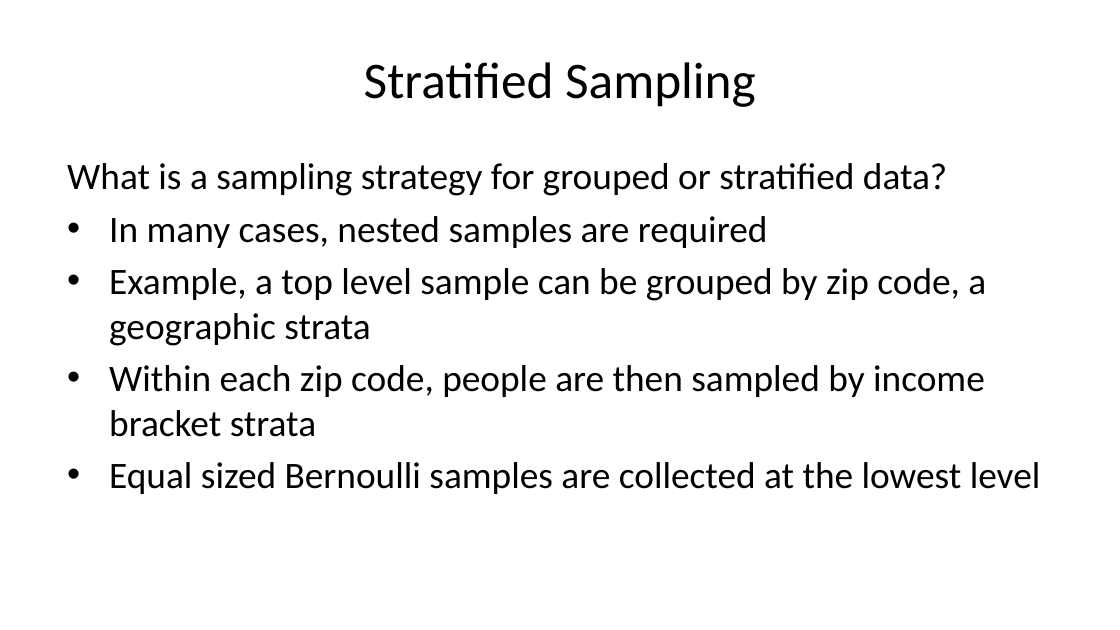
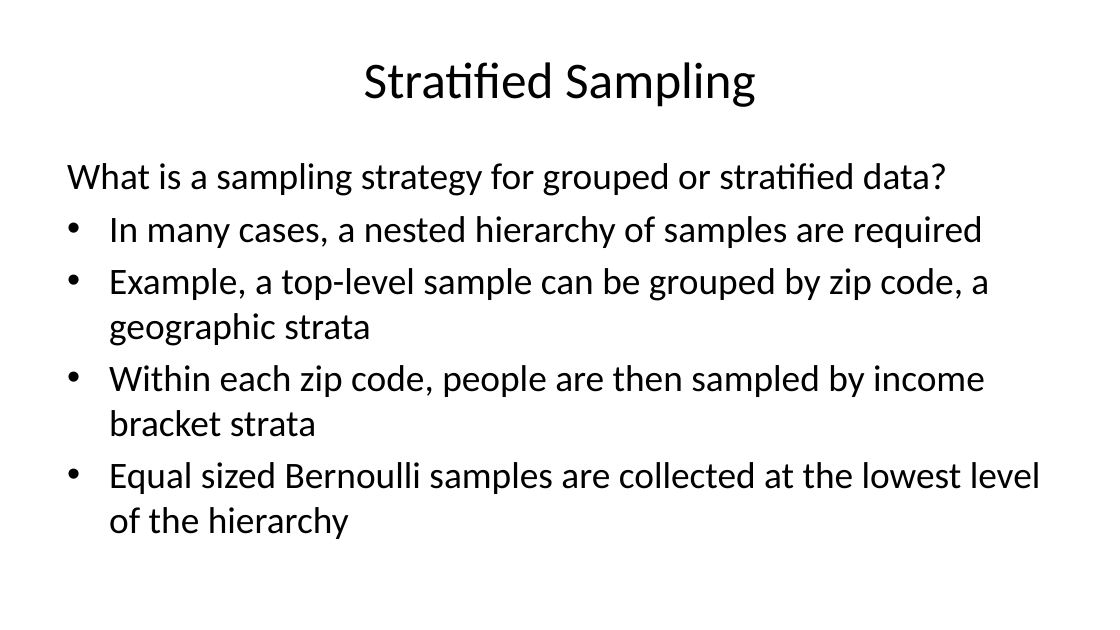
Before and after one commit to StephenElston/CSCI-E-83, a slide deck: slide 33 of LectureSlides/04_SamplingAndSimulation.pptx (slide 36 before the commit). Drawn at 1120x630 pixels with LibreOffice and Linux fonts; fonts in the diff are those of the drawing. Boxes give left, top, right and bottom in pixels: in the first picture for what was removed or moved away, otherwise in the second. Text is boxed around its words. In the diff, an @@ line names an element or a change of style, - is before the commit and + after.

Commit message:
Removed unneed slides from deck, updated slides and corrected typos

```diff
--- a/LectureSlides/04_SamplingAndSimulation.pptx
+++ b/LectureSlides/04_SamplingAndSimulation.pptx
@@ text at [109,216,989,346]: text changed @@
-• In many cases, nested samples are required
-• Example, a top level sample can be grouped by zip code, a geographic strata
+• In many cases, a nested hierarchy of samples are required
+• Example, a top-level sample can be grouped by zip code, a geographic strata
@@ text at [109,462,1041,539]: text changed @@
-• Equal sized Bernoulli samples are collected at the lowest level
+• Equal sized Bernoulli samples are collected at the lowest level of the hierarchy
```
Also in this commit, not shown: 9 other slides changed, 5 slides added, 7 slides removed.
